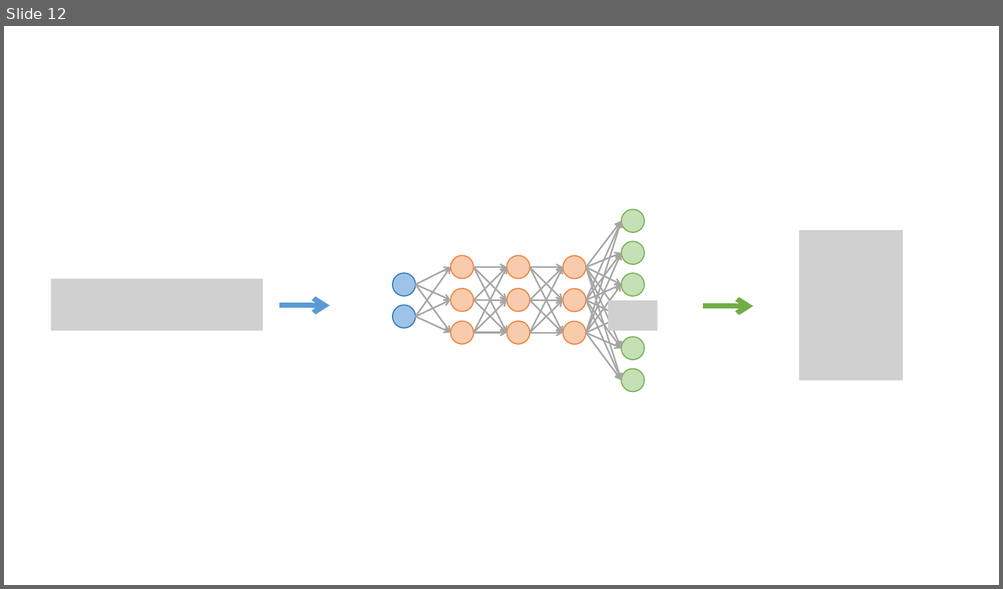
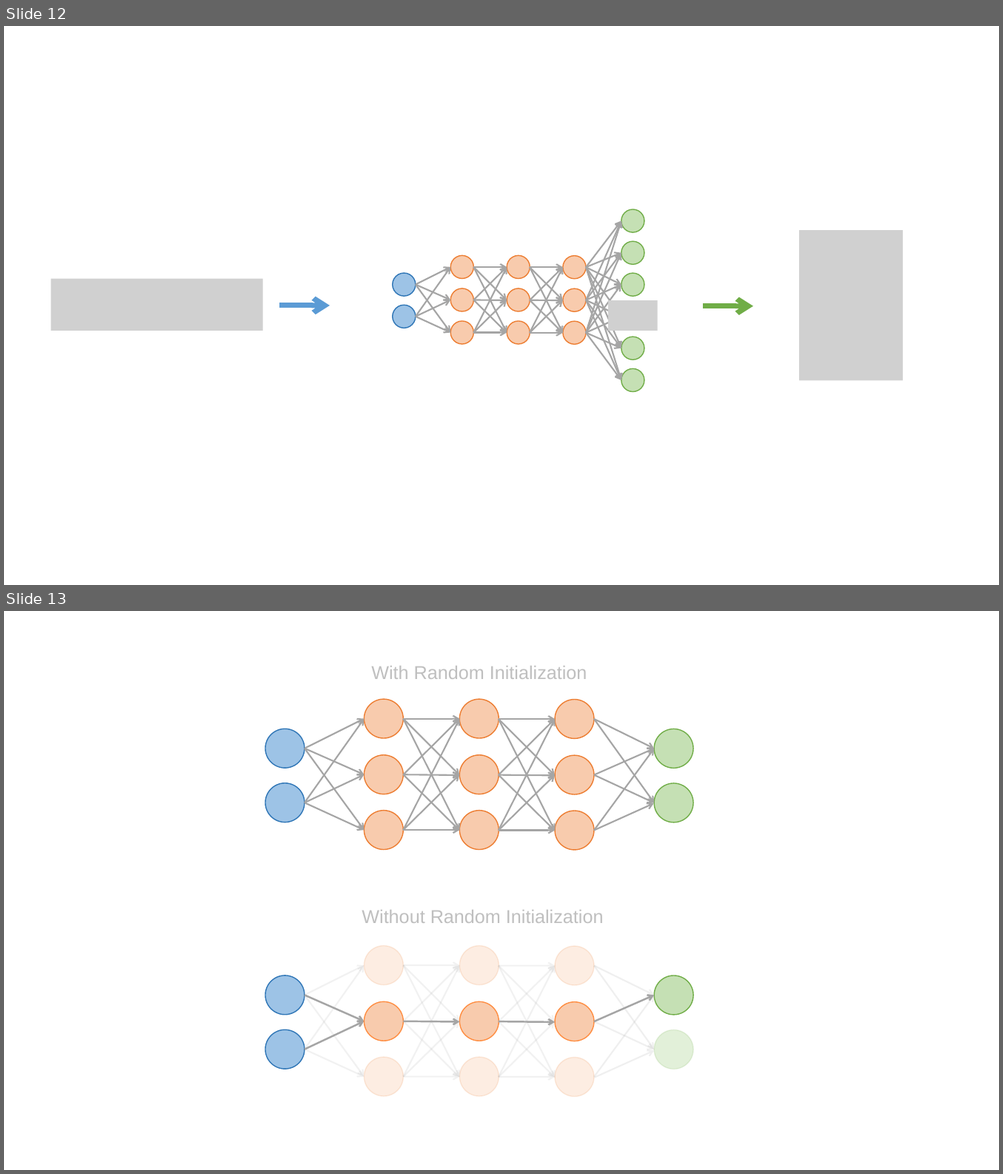
Before and after one commit to zonyyu/Topic-4----Neural-Networks, a slide deck: images/assets.pptx. Shown one above the other, each under a label of ours: slide 12 before the commit, slides 12 and 13 after it. The pictures are 1003x589 and 1003x1174 pixels, drawn with LibreOffice and Linux fonts; fonts in the diff are those of the drawing; grey boxes stand for pictures. Boxes give left, top, right and bottom in pixels: in the first picture for what was removed or moved away, otherwise in the second. Text is boxed around its words. In the diff, an @@ line names an element or a change of style, - is before the commit and + after.

```diff
--- a/images/assets.pptx
+++ b/images/assets.pptx
@@ slide 13 added at (x1=4, y1=611, x2=999, y2=1170), background #FFFFFF @@
@@ text added at (x1=371, y1=666, x2=587, y2=679), 18 pt, text #BFBFBF @@
+With Random Initialization
@@ group added at (x1=265, y1=699, x2=694, y2=851): 30 arrows, 13 ellipses @@
@@ text added at (x1=361, y1=910, x2=603, y2=923), 18 pt, text #BFBFBF @@
+Without Random Initialization
@@ arrow added from (304, 995) to (364, 965), #A5A5A5 1.5 pt @@
@@ arrow added from (304, 1050) to (364, 965), #A5A5A5 1.5 pt @@
@@ ellipse added at (x1=265, y1=976, x2=304, y2=1015), fill #9DC3E6, outline #2E75B6 1 pt @@
@@ group added at (x1=364, y1=946, x2=595, y2=1097): 18 arrows, 9 ellipses @@
@@ arrow added from (595, 966) to (654, 995), #A5A5A5 1.5 pt @@
@@ arrow added from (595, 966) to (654, 1050), #A5A5A5 1.5 pt @@
@@ ellipse added at (x1=654, y1=976, x2=694, y2=1015), fill #C5E0B4, outline #70AD47 1 pt @@
@@ arrow added from (304, 995) to (364, 1022), #A5A5A5 1.75 pt @@
@@ arrow added from (304, 995) to (364, 1077), #A5A5A5 1.5 pt @@
@@ arrow added from (595, 1022) to (654, 995), #A5A5A5 1.75 pt @@
@@ arrow added from (595, 1077) to (654, 995), #A5A5A5 1.5 pt @@
@@ ellipse added at (x1=265, y1=1031, x2=304, y2=1070), fill #9DC3E6, outline #2E75B6 1 pt @@
@@ arrow added from (304, 1050) to (364, 1022), #A5A5A5 1.75 pt @@
@@ arrow added from (595, 1022) to (654, 1050), #A5A5A5 1.5 pt @@
@@ ellipse added at (x1=654, y1=1031, x2=694, y2=1070), fill #E2F0D9, outline #70AD47 1 pt @@
@@ arrow added from (304, 1050) to (364, 1077), #A5A5A5 1.5 pt @@
@@ arrow added from (595, 1078) to (654, 1051), #A5A5A5 1.5 pt @@
```
Also in this commit, not shown: 5 other slides added, 1 other file.
